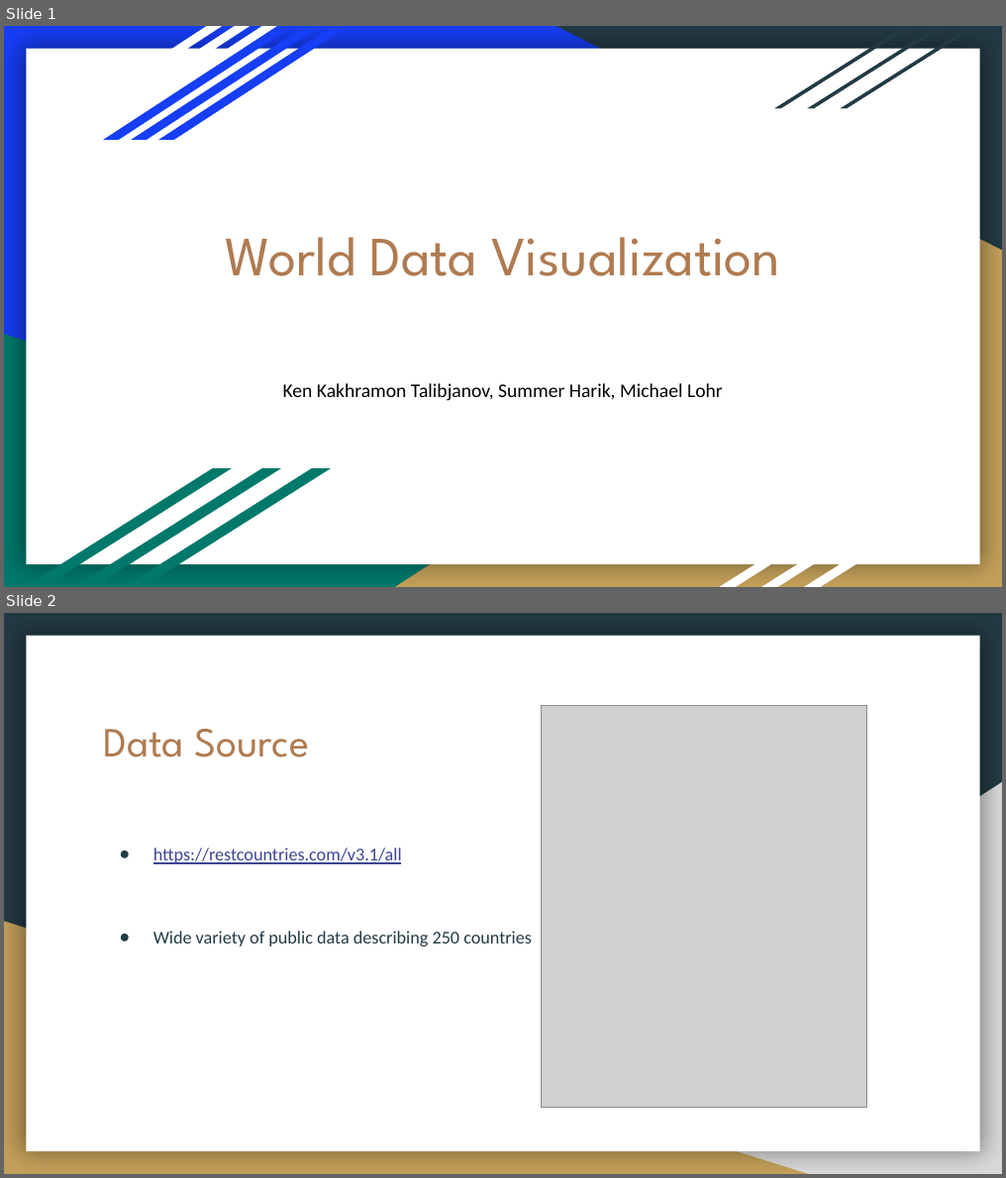
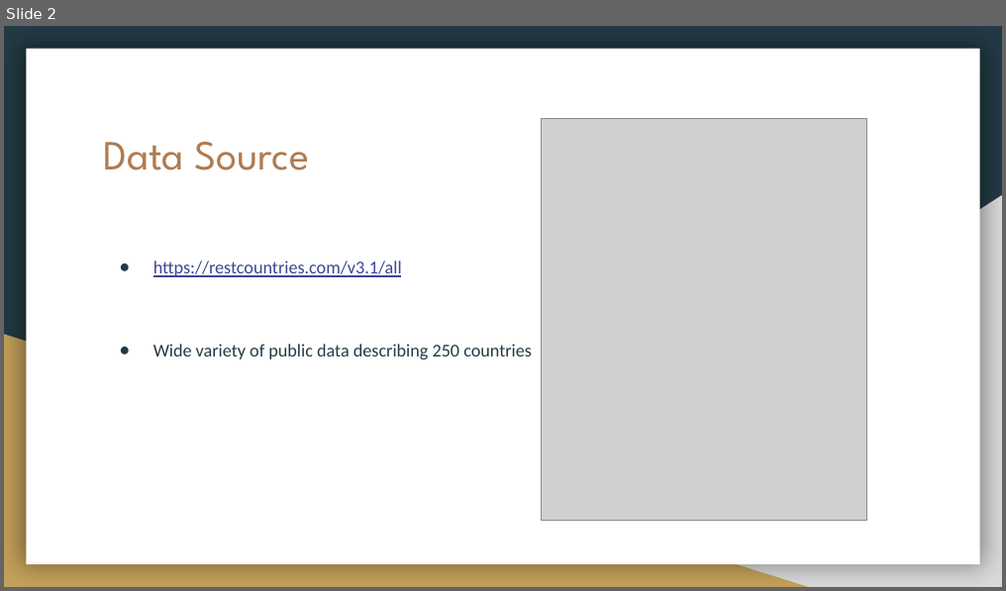
Before and after one commit to nelsonalb/World_Population-Project-3, a slide deck: Project 3- World Data Population.pptx. Shown one above the other, each under a label of ours: slides 1 and 2 before the commit, slide 2 after it. The pictures are 1006x1178 and 1006x591 pixels, drawn with LibreOffice and Linux fonts; fonts in the diff are those of the drawing; grey boxes stand for pictures. Boxes give left, top, right and bottom in pixels: in the first picture for what was removed or moved away, otherwise in the second. Text is boxed around its words. In the diff, an @@ line names an element or a change of style, - is before the commit and + after.

```diff
--- a/Project 3- World Data Population.pptx
+++ b/Project 3- World Data Population.pptx
@@ slide 1 removed at [4, 26, 1002, 587], background #163EF5; not listed: 1 template element that a slide beside it also shows @@
@@ parallelogram removed at [32, 26, 222, 140] @@
@@ parallelogram removed at [59, 26, 250, 140] @@
@@ parallelogram removed at [88, 26, 277, 140] @@
@@ parallelogram removed at [103, 26, 292, 140] @@
@@ parallelogram removed at [131, 26, 321, 140] @@
@@ parallelogram removed at [158, 26, 349, 140] @@
@@ right triangle removed at [555, 26, 1002, 250] @@
@@ parallelogram removed at [774, 27, 911, 109] @@
@@ parallelogram removed at [807, 27, 944, 109] @@
@@ parallelogram removed at [841, 27, 977, 109] @@
@@ right triangle removed at [395, 195, 1002, 587] @@
@@ title removed at [226, 237, 780, 276] @@
-World Data Visualization
@@ right triangle removed at [4, 334, 808, 587] @@
@@ text removed at [283, 383, 723, 401] @@
-Ken Kakhramon Talibjanov, Summer Harik, Michael Lohr
@@ parallelogram removed at [26, 470, 232, 586] @@
@@ parallelogram removed at [75, 470, 280, 586] @@
@@ parallelogram removed at [125, 470, 331, 586] @@
@@ parallelogram removed at [720, 486, 895, 586] @@
@@ parallelogram removed at [761, 486, 937, 586] @@
@@ parallelogram removed at [804, 486, 980, 586] @@
```
Also in this commit, not shown: 1 slide changed, 1 slide added.
